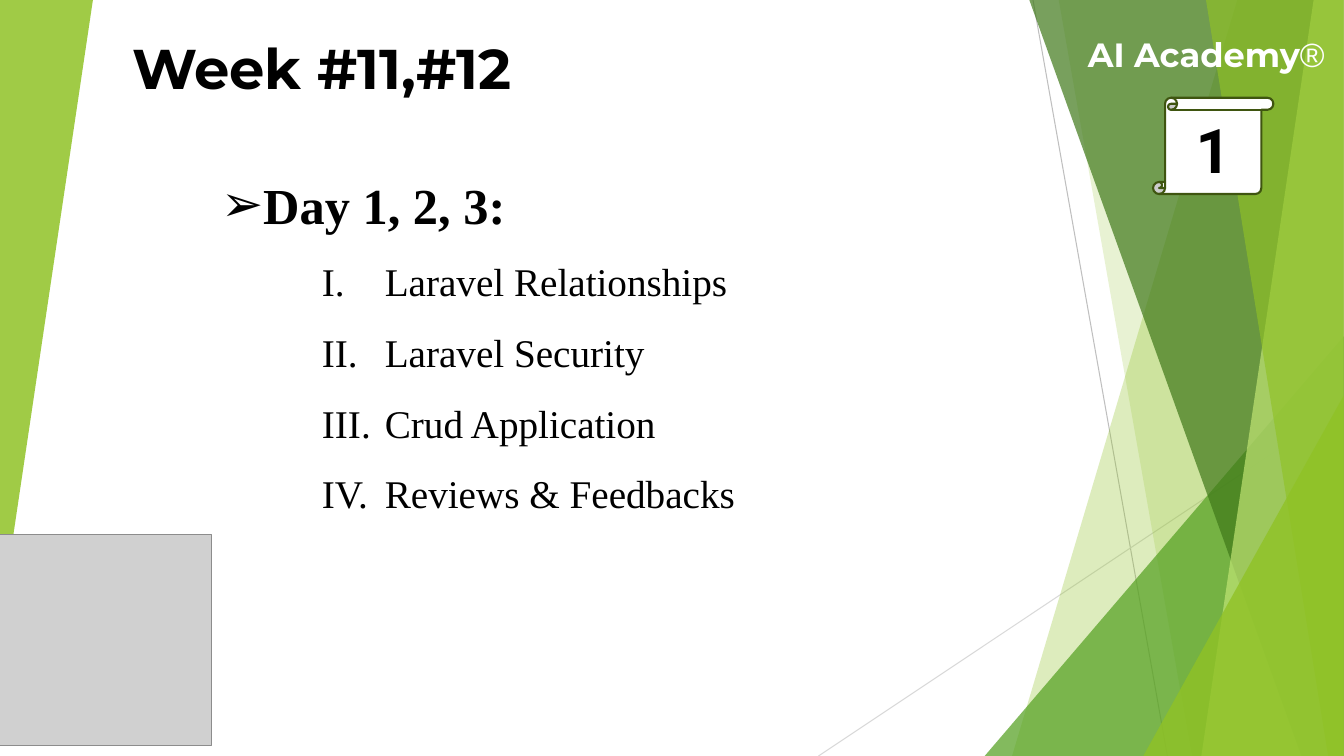
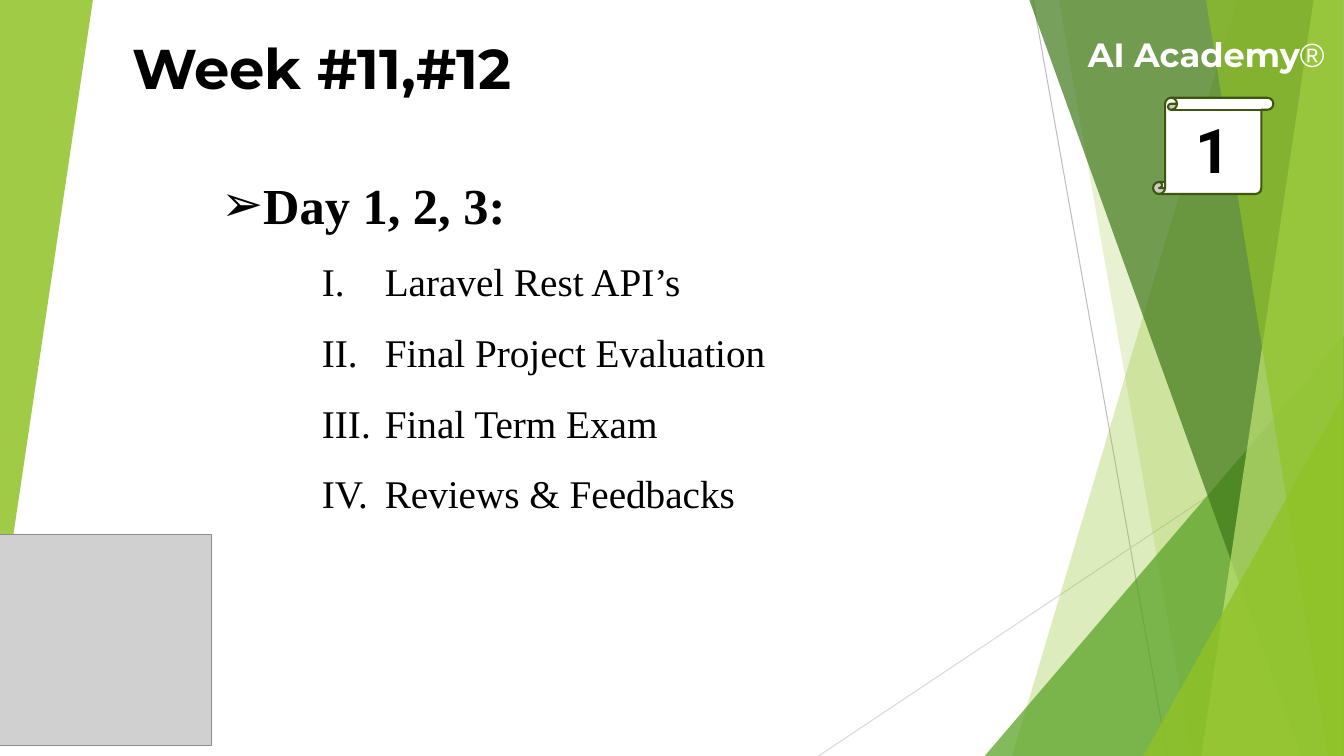
Before and after one commit to theaamirlatif/AI-Academy, a slide deck: slide 1 of Web Development/Lectures/11th, 12th Week Lecture.pptx. Drawn at 1344x756 pixels with LibreOffice and Linux fonts; fonts in the diff are those of the drawing; grey boxes stand for pictures. Boxes give left, top, right and bottom in pixels: in the first picture for what was removed or moved away, otherwise in the second. Text is boxed around its words. In the diff, an @@ line names an element or a change of style, - is before the commit and + after.

```diff
--- a/Web Development/Lectures/11th, 12th Week Lecture.pptx
+++ b/Web Development/Lectures/11th, 12th Week Lecture.pptx
@@ text at (x1=385, y1=268, x2=766, y2=439): text changed @@
-    I. Laravel Relationships
-    II. Laravel Security
-    III. Crud Application
+    I. Laravel Rest API’s
+    II. Final Project Evaluation
+    III. Final Term Exam
```
Also in this commit, not shown: 1 other slide changed, 6 slides added, 1 other file.
